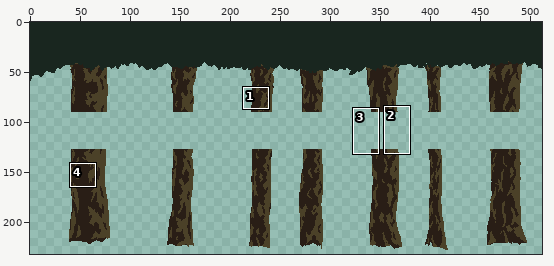
One commit to this pixel-art file: sprites/forest background.aseprite. Above, an overview of the earlier version with the close-up marked.
Close-up. Earlier state:
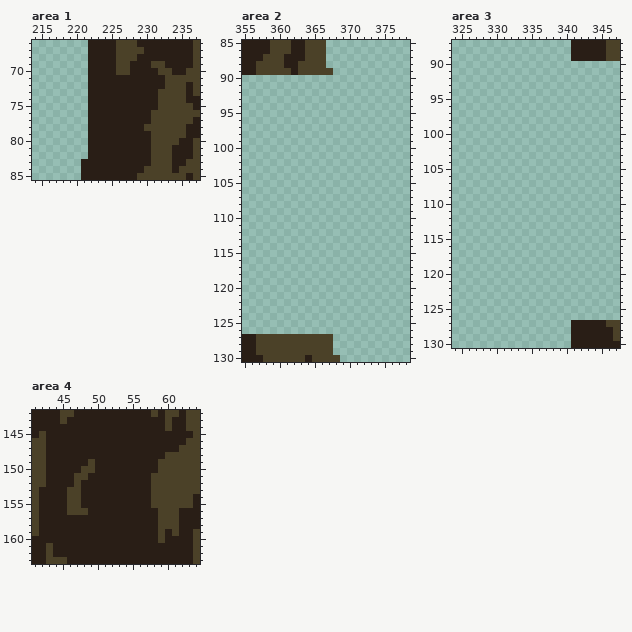
512x288 pixels, 1 frame. Shown: area 1: x 214..237, y 66..85; area 2: x 355..378, y 85..130; area 3: x 324..347, y 87..130; area 4: x 41..64, y 142..163. The wide view leaves out empty margins. The commit also changed other parts of the picture, which this record leaves out.
Now the later version:
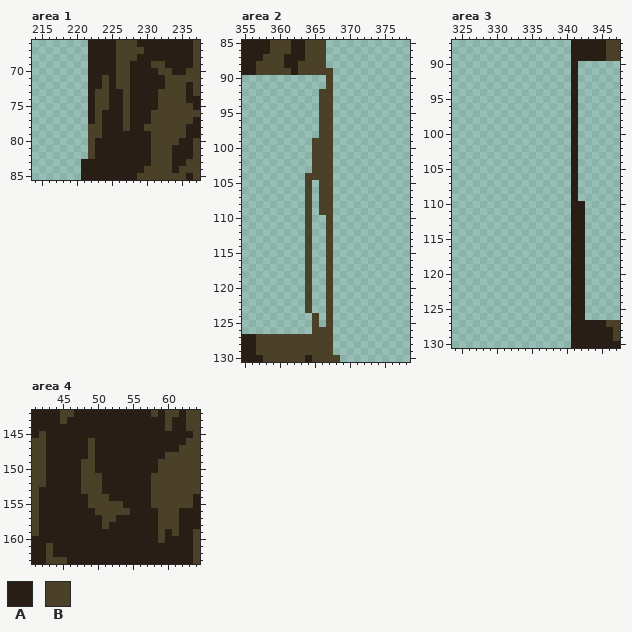
Palette (. is transparent): A #291e16  B #4b4128
What changed:
--- area 1, layer "Layer 1"
@@ x 220..229 @@
 70 ..AAAABBAA
-71 ..AAAAAAAA
-72 ..AAAAAAAA
-73 ..AAAAAAAA
-74 ..AAAAAAAA
-75 ..AAAAAAAA
-76 ..AAAAAAAA
-77 ..AAAAAAAA
-78 ..AAAAAAAA
-79 ..AAAAAAAA
-80 ..AAAAAAAA
-81 ..AAAAAAAA
-82 ..AAAAAAAA
+71 ..AABABBAA
+72 ..AABABBAA
+73 ..ABBAABAA
+74 ..ABBAABAA
+75 ..ABBAABAA
+76 ..ABAAABAA
+77 ..ABAAABAA
+78 ..BBAAABAA
+79 ..BBAAAAAA
+80 ..BAAAAAAA
+81 ..BAAAAAAA
+82 ..BAAAAAAA
 83 .AAAAAAAAA
--- area 2, layer "Layer 1"
@@ x 362..369 @@
  89 ABBBBB..
- 90 ........
- 91 ........
- 92 ........
- 93 ........
- 94 ........
- 95 ........
- 96 ........
- 97 ........
- 98 ........
- 99 ........
-100 ........
-101 ........
-102 ........
-103 ........
-104 ........
-105 ........
-106 ........
-107 ........
-108 ........
-109 ........
-110 ........
-111 ........
-112 ........
-113 ........
-114 ........
-115 ........
-116 ........
-117 ........
-118 ........
-119 ........
-120 ........
-121 ........
-122 ........
-123 ........
-124 ........
-125 ........
-126 ........
+ 90 .....B..
+ 91 .....B..
+ 92 ....BB..
+ 93 ....BB..
+ 94 ....BB..
+ 95 ....BB..
+ 96 ....BB..
+ 97 ....BB..
+ 98 ....BB..
+ 99 ...BBB..
+100 ...BBB..
+101 ...BBB..
+102 ...BBB..
+103 ...BBB..
+104 ..BBBB..
+105 ..B.BB..
+106 ..B.BB..
+107 ..B.BB..
+108 ..B.BB..
+109 ..B.BB..
+110 ..B..B..
+111 ..B..B..
+112 ..B..B..
+113 ..B..B..
+114 ..B..B..
+115 ..B..B..
+116 ..B..B..
+117 ..B..B..
+118 ..B..B..
+119 ..B..B..
+120 ..B..B..
+121 ..B..B..
+122 ..B..B..
+123 ..B..B..
+124 ...B.B..
+125 ...B.B..
+126 ...BBB..
 127 BBBBBB..
--- area 3, layer "Layer 1"
@@ x 339..344 @@
  89 ..AAAA
- 90 ......
- 91 ......
- 92 ......
- 93 ......
- 94 ......
- 95 ......
- 96 ......
- 97 ......
- 98 ......
- 99 ......
-100 ......
-101 ......
-102 ......
-103 ......
-104 ......
-105 ......
-106 ......
-107 ......
-108 ......
-109 ......
-110 ......
-111 ......
-112 ......
-113 ......
-114 ......
-115 ......
-116 ......
-117 ......
-118 ......
-119 ......
-120 ......
-121 ......
-122 ......
-123 ......
-124 ......
-125 ......
-126 ......
+ 90 ..A...
+ 91 ..A...
+ 92 ..A...
+ 93 ..A...
+ 94 ..A...
+ 95 ..A...
+ 96 ..A...
+ 97 ..A...
+ 98 ..A...
+ 99 ..A...
+100 ..A...
+101 ..A...
+102 ..A...
+103 ..A...
+104 ..A...
+105 ..A...
+106 ..A...
+107 ..A...
+108 ..A...
+109 ..A...
+110 ..AA..
+111 ..AA..
+112 ..AA..
+113 ..AA..
+114 ..AA..
+115 ..AA..
+116 ..AA..
+117 ..AA..
+118 ..AA..
+119 ..AA..
+120 ..AA..
+121 ..AA..
+122 ..AA..
+123 ..AA..
+124 ..AA..
+125 ..AA..
+126 ..AA..
 127 ..AAAA
--- area 4, layer "Layer 1"
@@ x 44..56 @@
 145 AAAAAAAAAAAAA
-146 AAAAAAAAAAAAA
-147 AAAAAAAAAAAAA
-148 AAAAAAAAAAAAA
-149 AAAAABAAAAAAA
+146 AAAAABAAAAAAA
+147 AAAAABAAAAAAA
+148 AAAAABAAAAAAA
+149 AAAABBAAAAAAA
 150 AAAABBAAAAAAA
-151 AAABBAAAAAAAA
-152 AAABAAAAAAAAA
-153 AABBAAAAAAAAA
-154 AABBAAAAAAAAA
-155 AABBAAAAAAAAA
-156 AABBBAAAAAAAA
-157 AAAAAAAAAAAAA
-158 AAAAAAAAAAAAA
+151 AAAABBBAAAAAA
+152 AAAABBBAAAAAA
+153 AAAABBBAAAAAA
+154 AAAAABBBAAAAA
+155 AAAAABBBBBAAA
+156 AAAAAABBBBBAA
+157 AAAAAAABBAAAA
+158 AAAAAAABAAAAA
 159 AAAAAAAAAAAAA
